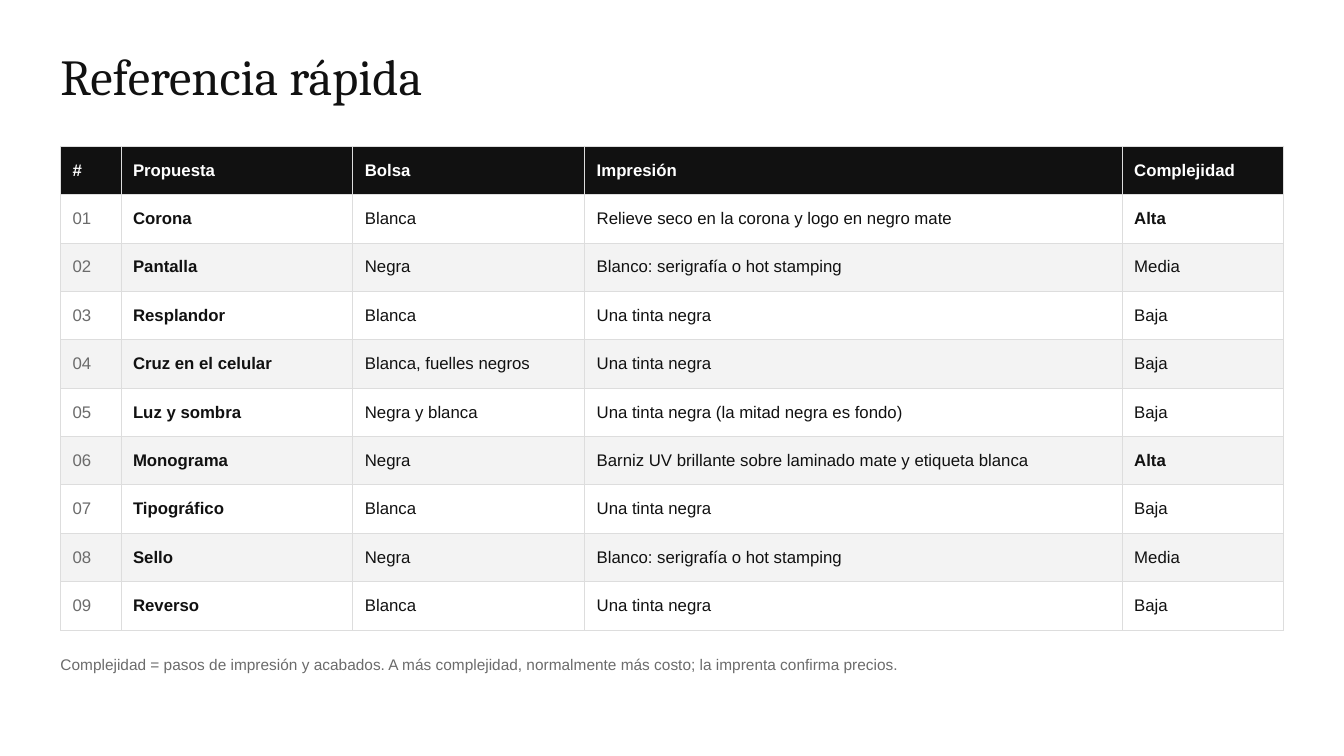
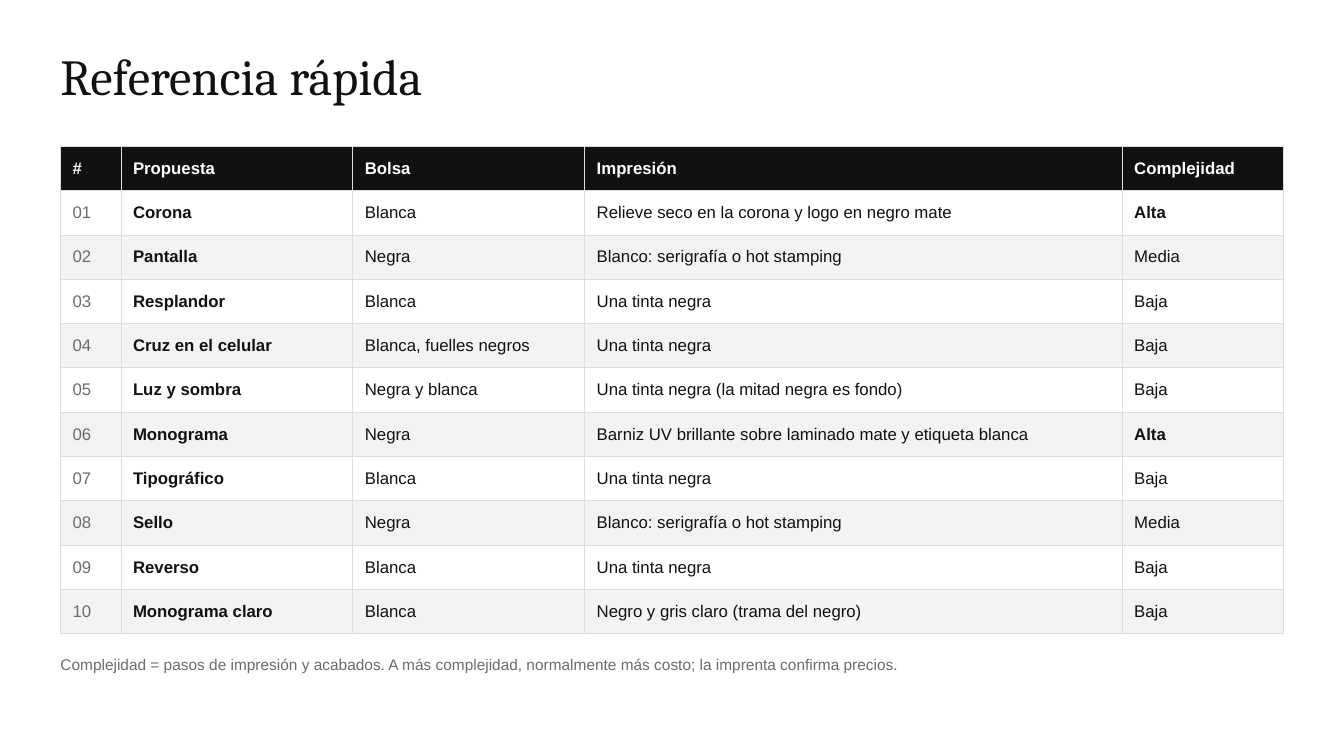
Before and after one commit to diegorecarga8-web/cognicion-social, a slide deck: slide 13 of bolsa-jdcel/JDCEL-propuestas-bolsa.pptx (slide 12 before the commit). Drawn at 1344x756 pixels with LibreOffice and Linux fonts; fonts in the diff are those of the drawing. Boxes give left, top, right and bottom in pixels: in the first picture for what was removed or moved away, otherwise in the second. Text is boxed around its words. In the diff, an @@ line names an element or a change of style, - is before the commit and + after.

```diff
--- a/bolsa-jdcel/JDCEL-propuestas-bolsa.pptx
+++ b/bolsa-jdcel/JDCEL-propuestas-bolsa.pptx
@@ table at (60,146,1284,625) @@
+row 11: 10 | Monograma claro | Blanca | Negro y gris claro (trama del negro) | Baja
```
Also in this commit, not shown: 2 other slides changed, 1 slide added, 7 other files.
